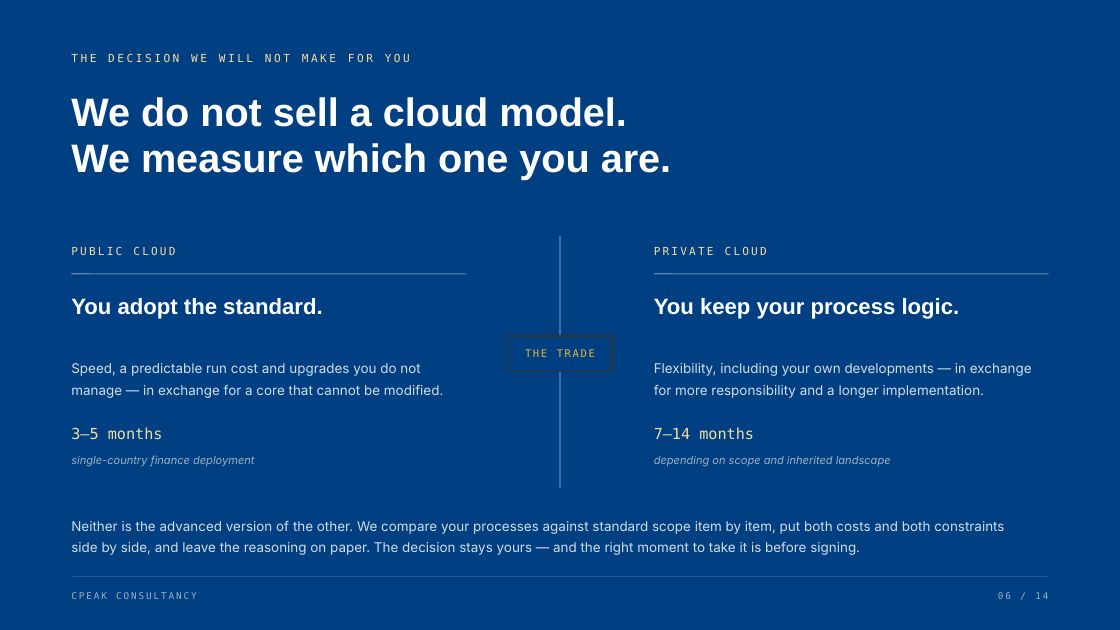
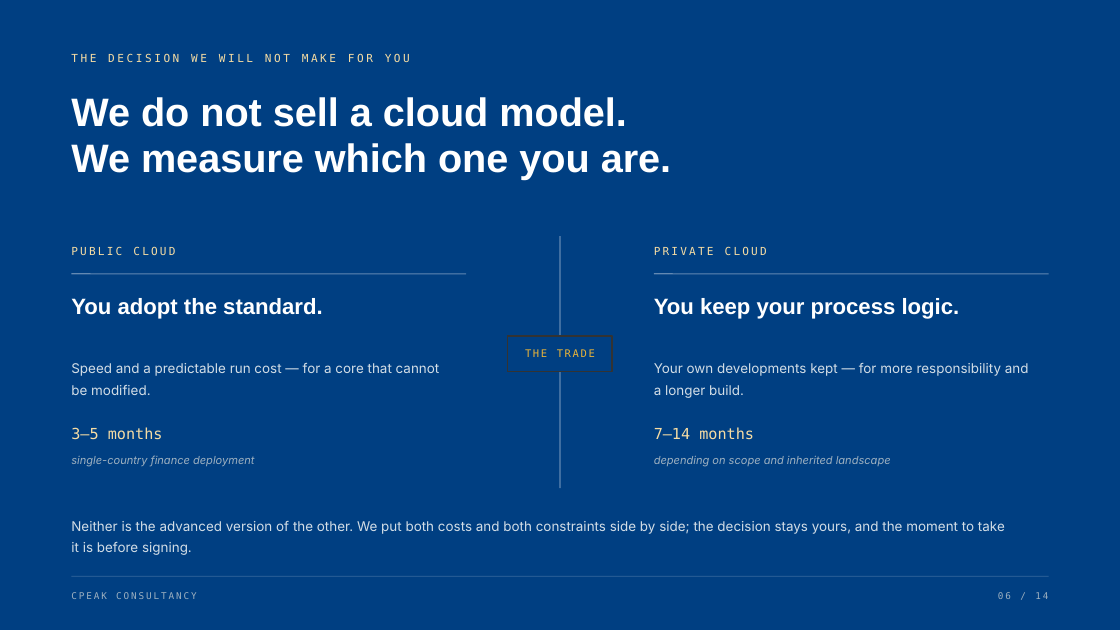
Before and after one commit to narinygt/Default, a slide deck: slide 6 of presentation/CPeak-Consultancy-Corporate-Presentation.pptx. Drawn at 1120x630 pixels with LibreOffice and Linux fonts; fonts in the diff are those of the drawing; background and template pictures are left out. Boxes give left, top, right and bottom in pixels: in the first picture for what was removed or moved away, otherwise in the second. Text is boxed around its words. In the diff, an @@ line names an element or a change of style, - is before the commit and + after.

```diff
--- a/presentation/CPeak-Consultancy-Corporate-Presentation.pptx
+++ b/presentation/CPeak-Consultancy-Corporate-Presentation.pptx
@@ text at (71, 363, 440, 395): text changed @@
-Speed, a predictable run cost and upgrades you do not manage — in exchange for a core that cannot be modified.
+Speed and a predictable run cost — for a core that cannot be modified.
@@ text at (654, 363, 1029, 398): text changed @@
-Flexibility, including your own developments — in exchange for more responsibility and a longer implementation.
+Your own developments kept — for more responsibility and a longer build.
@@ text at (71, 521, 1005, 555): text changed @@
-Neither is the advanced version of the other. We compare your processes against standard scope item by item, put both costs and both constraints side by side, and leave the reasoning on paper. The decision stays yours — and the right moment to take it is before signing.
+Neither is the advanced version of the other. We put both costs and both constraints side by side; the decision stays yours, and the moment to take it is before signing.
```
Also in this commit, not shown: 12 other slides changed, 1 other file.
